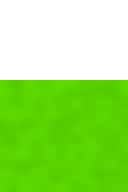
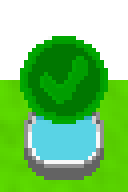
Before/after of a 128px x 192px layered artwork. What changed in the layer stack:
added layer "Pasted Layer" above "Layer" over [20, 36, 108, 124]
showed "Well #1" over [28, 104, 100, 164]
showed "Well" over [24, 36, 104, 180]
